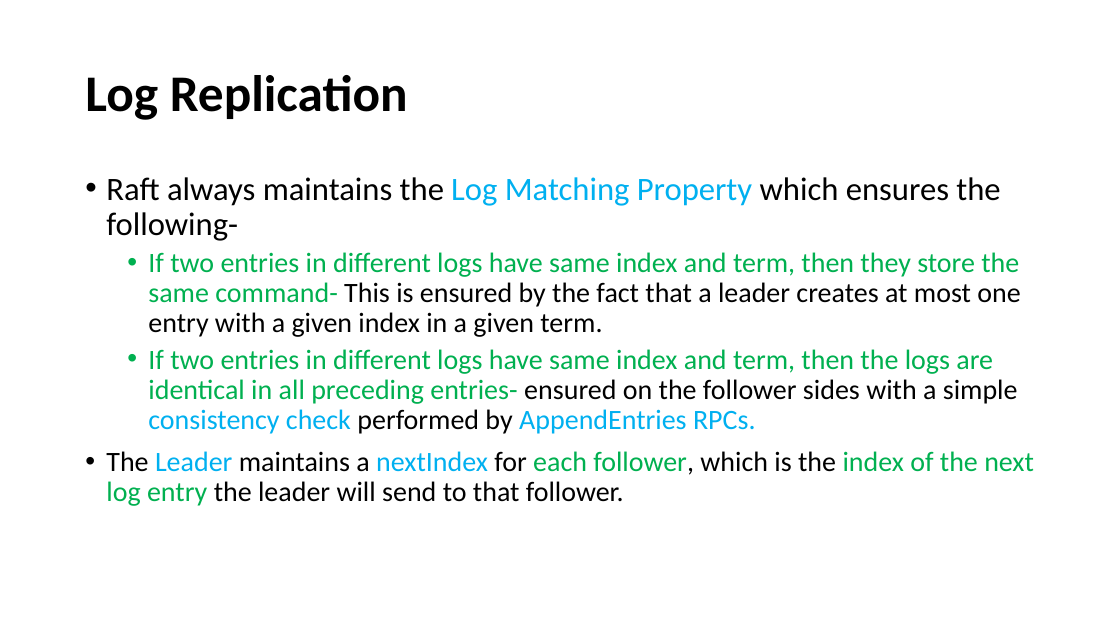
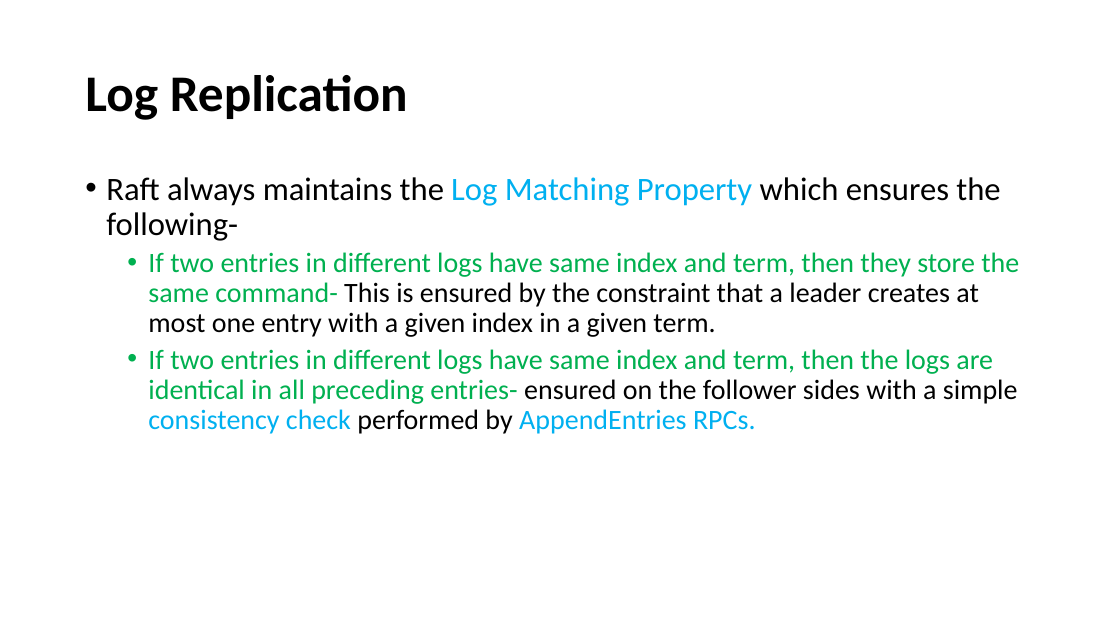
Before and after one commit to paulsaswata/public, a slide deck: slide 9 of The Raft Consensus Algorithm.pptx. Drawn at 1120x630 pixels with LibreOffice and Linux fonts; fonts in the diff are those of the drawing. Boxes give left, top, right and bottom in pixels: in the first picture for what was removed or moved away, otherwise in the second. Text is boxed around its words. In the diff, an @@ line names an element or a change of style, - is before the commit and + after.

```diff
--- a/The Raft Consensus Algorithm.pptx
+++ b/The Raft Consensus Algorithm.pptx
@@ text at (148,252,1019,337): text changed @@
-  • If two entries in different logs have same index and term, then they store the same command- This is ensured by the fact that a leader creates at most one entry with a given index in a given term.
+  • If two entries in different logs have same index and term, then they store the same command- This is ensured by the constraint that a leader creates at most one entry with a given index in a given term.
@@ text at (106,451,1034,506): paragraph removed @@
-  • The Leader maintains a nextIndex for each follower, which is the index of the next log entry the leader will send to that follower.
```
Also in this commit, not shown: 9 other slides changed.
